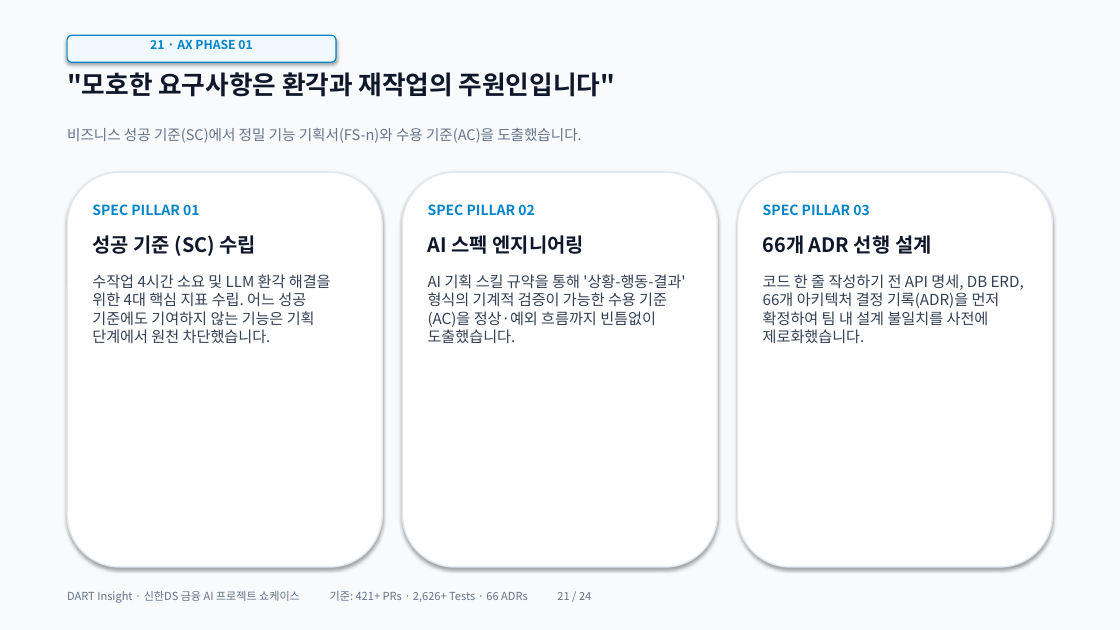
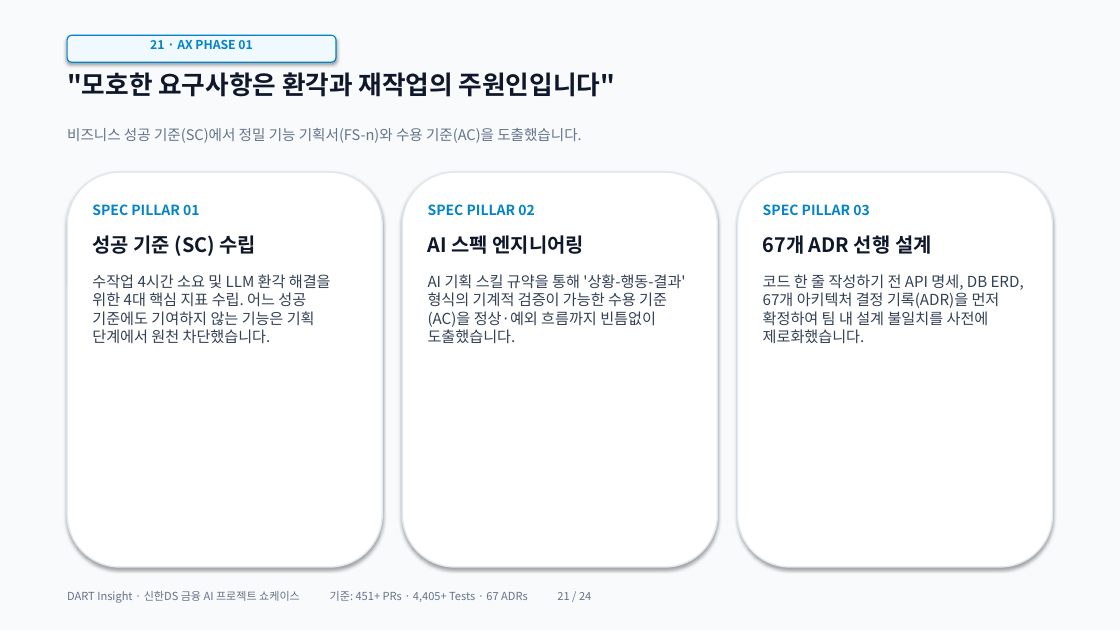
Before and after one commit to ShinhanDSProject/dart-insight, a slide deck: slide 21 of frontend/public/easter/DART_Insight_Presentation.pptx. Drawn at 1120x630 pixels with LibreOffice and Linux fonts; fonts in the diff are those of the drawing. Boxes give left, top, right and bottom in pixels: in the first picture for what was removed or moved away, otherwise in the second. Text is boxed around its words. In the diff, an @@ line names an element or a change of style, - is before the commit and + after.

```diff
--- a/frontend/public/easter/DART_Insight_Presentation.pptx
+++ b/frontend/public/easter/DART_Insight_Presentation.pptx
@@ text at (763, 235, 1024, 343): text changed @@
-66개 ADR 선행 설계
-코드 한 줄 작성하기 전 API 명세, DB ERD, 66개 아키텍처 결정 기록(ADR)을 먼저 확정하여 팀 내 설계 불일치를 사전에 제로화했습니다.
+67개 ADR 선행 설계
+코드 한 줄 작성하기 전 API 명세, DB ERD, 67개 아키텍처 결정 기록(ADR)을 먼저 확정하여 팀 내 설계 불일치를 사전에 제로화했습니다.
@@ text at (67, 591, 591, 603): text changed @@
-DART Insight · 신한DS 금융 AI 프로젝트 쇼케이스 기준: 421+ PRs · 2,626+ Tests · 66 ADRs 21 / 24
+DART Insight · 신한DS 금융 AI 프로젝트 쇼케이스 기준: 451+ PRs · 4,405+ Tests · 67 ADRs 21 / 24
```
Also in this commit, not shown: 23 other slides changed, 1 other file.
